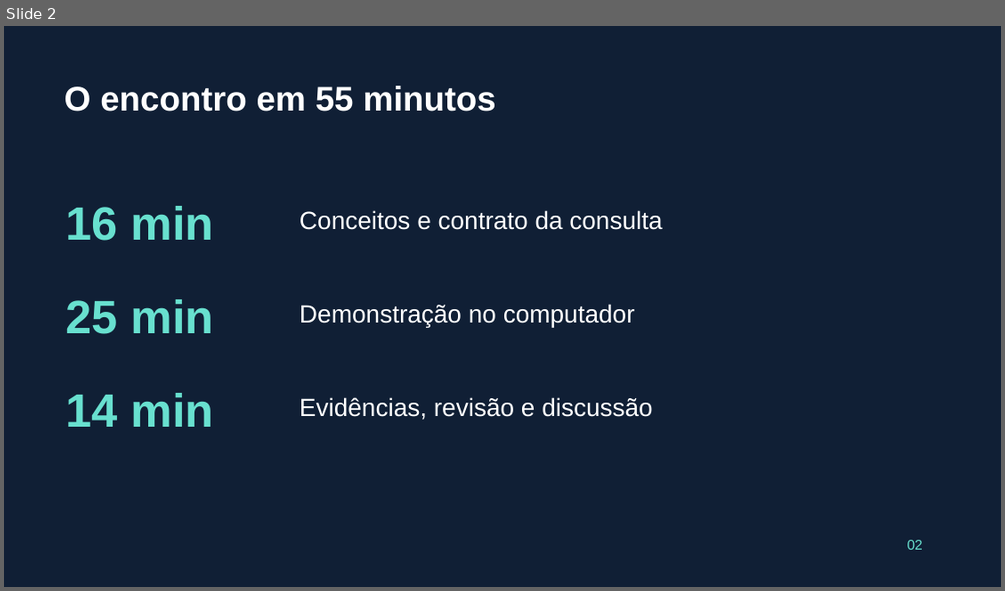
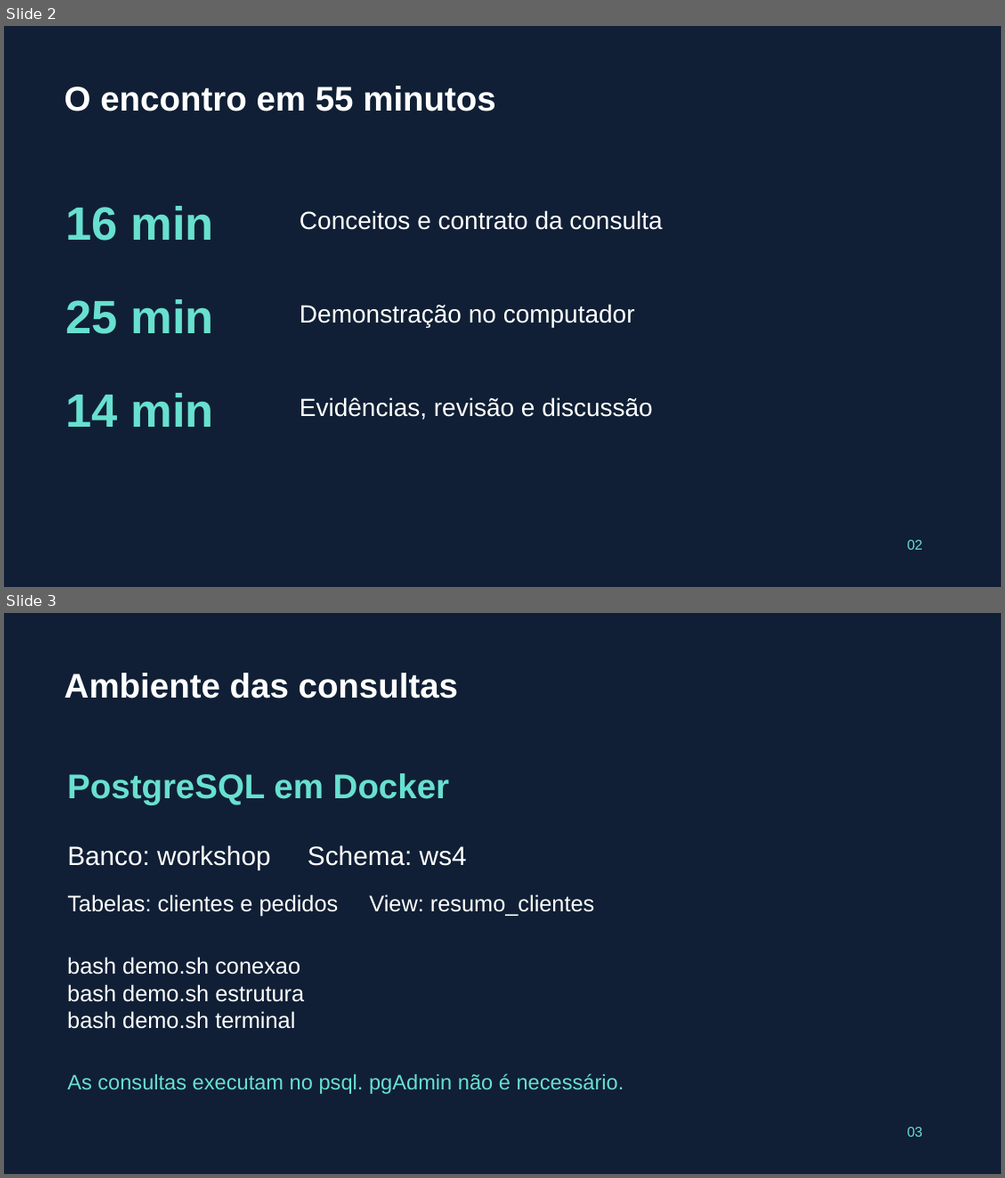
Before and after one commit to pedropalmieri/workshop4-pr-sql-ia, a slide deck: materiais/Workshop4-19nov2026.pptx. Shown one above the other, each under a label of ours: slide 2 before the commit, slides 2 and 3 after it. The pictures are 1005x591 and 1005x1178 pixels, drawn with LibreOffice and Linux fonts; fonts in the diff are those of the drawing. Boxes give left, top, right and bottom in pixels: in the first picture for what was removed or moved away, otherwise in the second. Text is boxed around its words. In the diff, an @@ line names an element or a change of style, - is before the commit and + after.

Commit message:
Alinha slides e documentacao sobre consultas conexao e ChatGPT

```diff
--- a/materiais/Workshop4-19nov2026.pptx
+++ b/materiais/Workshop4-19nov2026.pptx
@@ slide 3 added at (4, 613, 1001, 1174), background #101F35 @@
@@ text added at (65, 673, 459, 698), 33 pt, text #FFFFFF, bold @@
+Ambiente das consultas
@@ text added at (67, 773, 449, 805), 33 pt, text #68E0CF, bold @@
+PostgreSQL em Docker
@@ text added at (67, 845, 467, 869), 25.5 pt, text #FFFFFF @@
+Banco: workshop Schema: ws4
@@ text added at (67, 894, 594, 916), 21.8 pt, text #FFFFFF @@
+Tabelas: clientes e pedidos View: resumo_clientes
@@ text added at (67, 957, 304, 1029), 21.8 pt, text #FFFFFF @@
+bash demo.sh conexao
+bash demo.sh estrutura
+bash demo.sh terminal
@@ text added at (67, 1073, 624, 1094), 20.2 pt, text #68E0CF @@
+As consultas executam no psql. pgAdmin não é necessário.
@@ text added at (907, 1127, 922, 1136), 13.5 pt, text #68E0CF @@
+03
```
Also in this commit, not shown: 11 slides changed, 10 other files.
